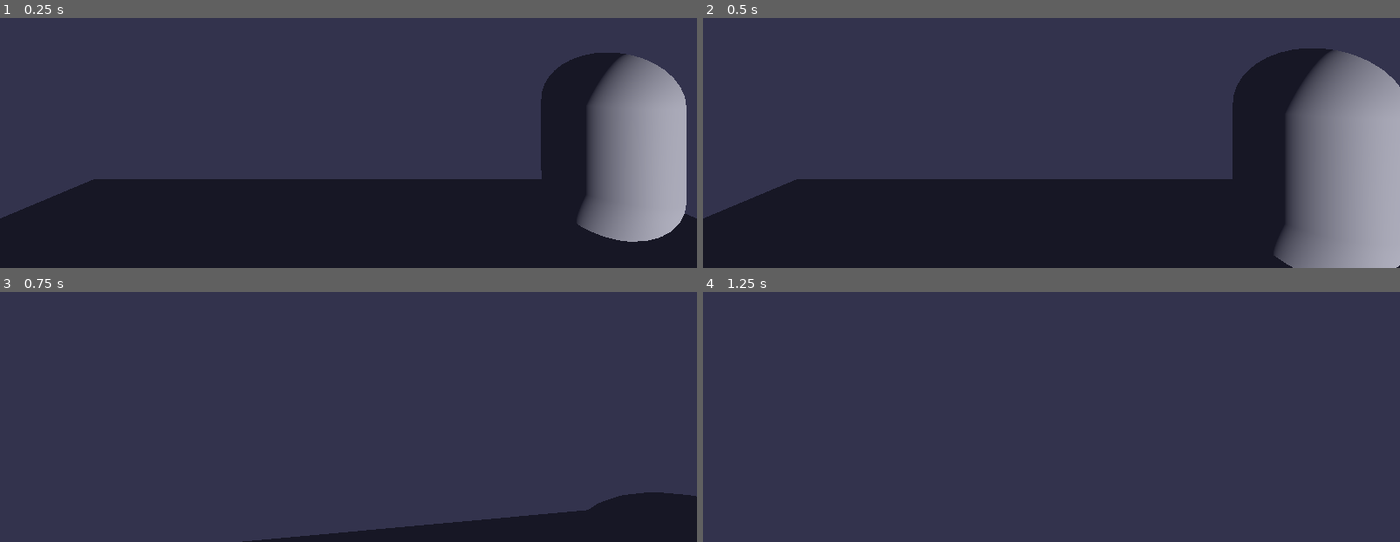
Above: before the commit, frames 1-4 (two rows, left to right).
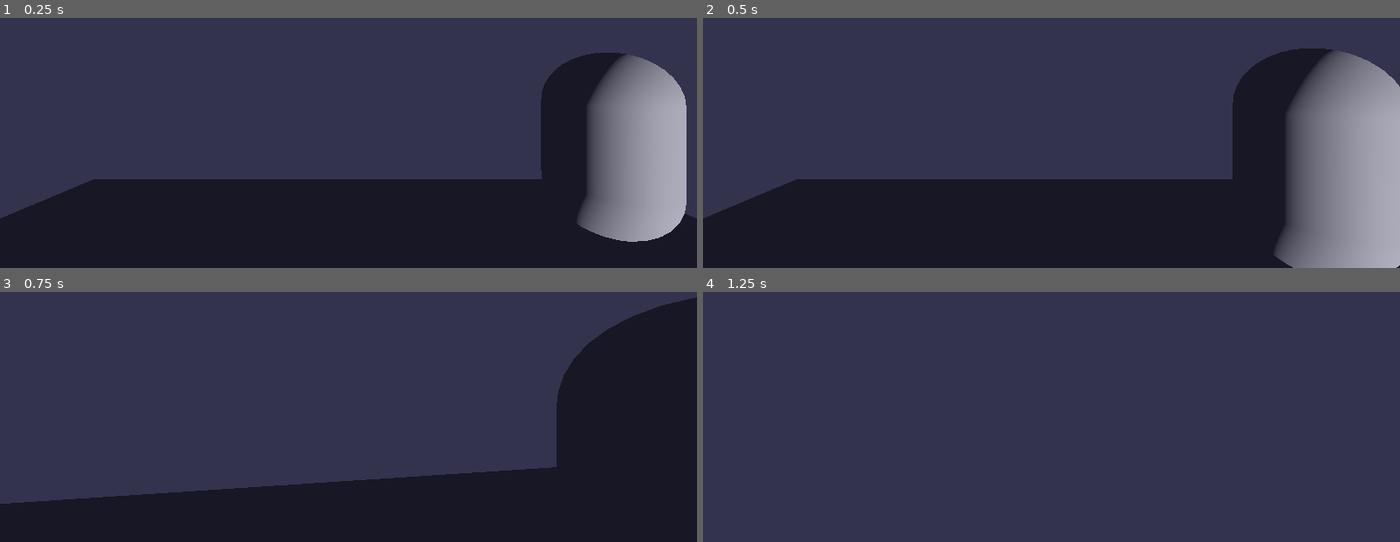
Above: after the commit, the same moments.

Repository: markettrade724-max/real-team
Game: Godot game, scene res://MainScene.tscn
The game is run twice, just before and just after one commit, with the same random seed, the same clock (stepped at 60 frames per second) and the same inputs.
Inputs (mouse positions are in pixels of both pictures, inside the frame that each line leads up to):
- Up to frame 1 (0.25 s): no input
- Up to frame 2 (0.5 s): no input
- Up to frame 3 (0.75 s): tap Enter (ui_accept) at 0.5, 0.6 s; move the mouse to (383, 344) at 0.52 s; hold W (move_forward) from 0.53 s (still down)
- Up to frame 4 (1.25 s): keep holding W (move_forward); tap Space (jump) at 0.77, 0.8, 1.07 s

Frames 1-2 are identical in both runs. In frame 3, 29% of the frame differs, in the area x 0-100%, y 2-100%; in frame 4, nothing differs.

Commit message:
Change jump input action from 'ui_accept' to 'jump'

Diff:
--- a/godot-projects/genesis-3d/Player.gd
+++ b/godot-projects/genesis-3d/Player.gd
@@ -31,7 +31,7 @@
 
 func _physics_process(delta):
     velocity.y -= gravity * delta
-    if Input.is_action_just_pressed("ui_accept") and is_on_floor():
+    if Input.is_action_just_pressed("jump") and is_on_floor():
         velocity.y = jump_velocity
     var input_dir = Input.get_vector("move_left", "move_right", "move_forward", "move_back")
     var direction = (transform.basis * Vector3(input_dir.x, 0, input_dir.y)).normalized()
@@ -46,5 +46,4 @@
 func take_damage(amount: float):
     health -= amount
     if health <= 0:
-        print("Player died!")
         get_tree().reload_current_scene()
